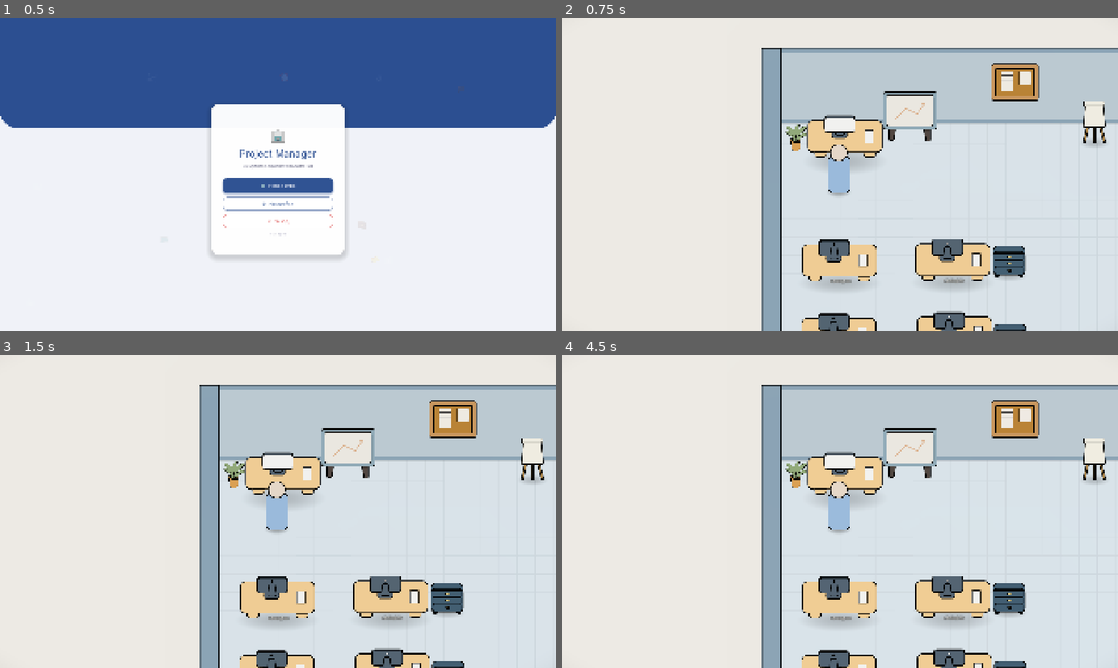
Above: before the commit, frames 1-4 (two rows, left to right).
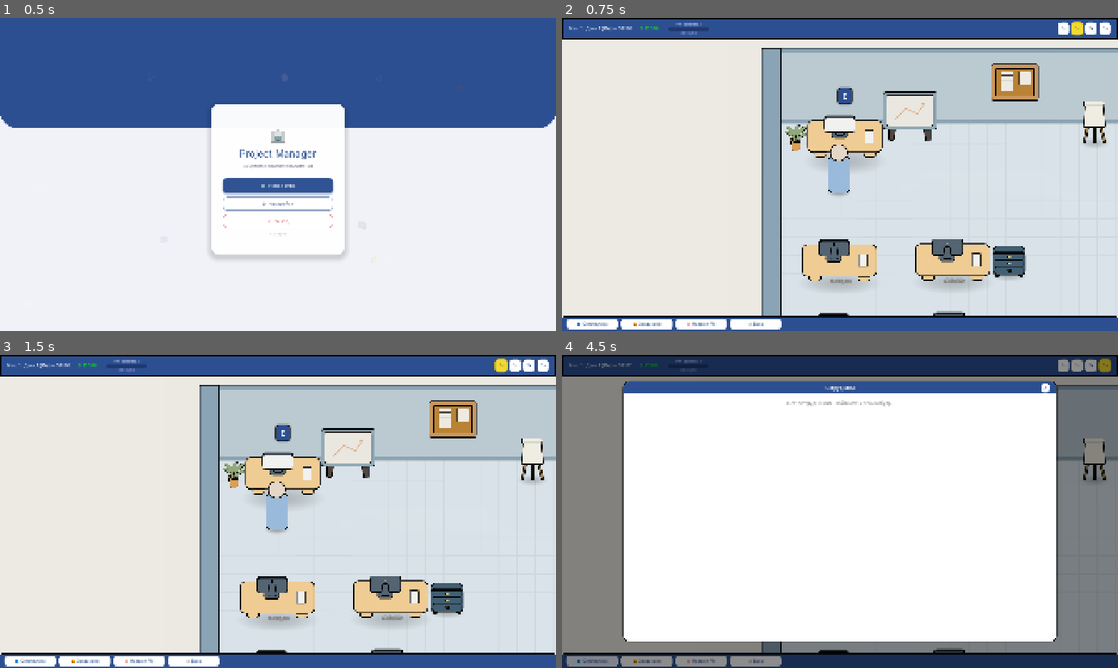
Above: after the commit, the same moments.

Repository: Esca69/project-manager-sim
Game: Godot game, scene res://Scenes/main_menu.tscn
Same seed, same stepped clock (60 frames per second), same inputs: the game is played once before the commit and once after it. Sound files missing from this copy of the repository are replaced by a short silence.
Inputs (mouse positions are in pixels of both pictures, inside the frame that each line leads up to):
- Up to frame 1 (0.5 s): no input
- Up to frame 2 (0.75 s): click "🆕 Новая игра" at 0.5 s
- Up to frame 3 (1.5 s): click (500, 364) at 1.25 s, where only the run after the commit has a clickable "0х"
- Up to frame 4 (4.5 s): click (1079, 364) at 2 s, where only the run after the commit has a clickable "1х"; click (1090, 364) at 2.75 s, where only the run after the commit has a clickable "2х"; click (1106, 364) at 3.5 s, where only the run after the commit has a clickable "5х"; click (589, 661) at 4.25 s, where only the run after the commit has a clickable "👥 Сотрудники"

Frame 1 is identical in both runs. In frame 2, 12% of the frame differs, in the area x 0-100%, y 0-100%; in frame 3, 12%; in frame 4, 99%.

Commit message:
Defer save restore, show HUD, reset skills
Restore of employees/projects is deferred until the office scene is ready: SaveManager gains a pending_restore flag (set in load_game) and office.gd calls _try_restore_save via call_deferred to perform the actual restore. HUD visibility was enabled by removing visible=false in the office scene. pm_data default skill_points changed from 20 to 0. Added a Windows Desktop export preset (export_presets.cfg) and small boot_splash settings in project.godot.

Diff:
--- a/Scenes/office.tscn
+++ b/Scenes/office.tscn
@@ -242,7 +242,6 @@
 position = Vector2(1380, -763)
 
 [node name="HUD" parent="." instance=ExtResource("6_7xo7e")]
-visible = false
 
 [node name="SpawnPoint" type="Marker2D" parent="."]
 position = Vector2(1099, 818)
--- a/Scripts/office.gd
+++ b/Scripts/office.gd
@@ -29,6 +29,16 @@
 	_post_effects = preload("res://Scripts/post_effects.gd").new()
 	add_child(_post_effects)
 	_post_effects.setup(self)
+
+	# === ЗАГРУЗКА СОХРАНЕНИЯ: восстанавли��аем сотрудников и проекты ===
+	# Вызываем deferred, чтобы вся сцена (HUD, столы, NPC-слой) была полностью готова
+	call_deferred("_try_restore_save")
+
+func _try_restore_save():
+	if SaveManager.pending_restore:
+		SaveManager.pending_restore = false
+		print("📂 В��сстанавливаем сотрудников и проекты из сохранения...")
+		SaveManager.restore_employees_and_projects()
 
 func _setup_environment():
 	# Ищем существующий WorldEnvironment среди детей
--- a/Scripts/pm_data.gd
+++ b/Scripts/pm_data.gd
@@ -2,7 +2,7 @@
 
 # === ОПЫТ ===
 var xp: int = 0
-var skill_points: int = 20
+var skill_points: int = 0
 
 signal xp_changed(new_xp: int, new_skill_points: int)
 signal skill_unlocked(skill_id: String)
--- a/Scripts/save_manager.gd
+++ b/Scripts/save_manager.gd
@@ -5,6 +5,9 @@
 
 const SAVE_PATH = "user://savegame.json"
 const SAVE_VERSION = 1
+
+# >>> ДОБАВЛЕНО: Флаг — синглтоны загружены, нужно восстановить сотрудников после загрузки сцены
+var pending_restore: bool = false
 
 signal game_saved
 signal game_loaded
@@ -226,10 +229,11 @@
 	_load_boss_manager(data.get("boss_manager", {}))
 	_load_clients(data.get("clients", []))
 
-	# Сотрудники и проекты восстанавливаются после загрузки сцены
-	# (см. _load_employees_and_projects)
+	# Сотрудники и прое��ты восстанавливаются после загрузки сцены
+	# (вызывается из office.gd → _try_restore_save)
 
 	print("📂 Данные синглтонов восстановлены")
+	pending_restore = true  # >>> ДОБАВЛЕНО: ставим флаг для office.gd
 	emit_signal("game_loaded")
 	return true
 
--- a/project.godot
+++ b/project.godot
@@ -13,7 +13,9 @@
 config/name="Project Manager SIM"
 run/main_scene="res://Scenes/main_menu.tscn"
 config/features=PackedStringArray("4.5", "Forward Plus")
+boot_splash/bg_color=Color(0, 0, 0, 1)
 config/icon="res://icon.svg"
+boot_splash/minimum_display_time=500
 
 [autoload]
 
Not shown, added: export_presets.cfg
